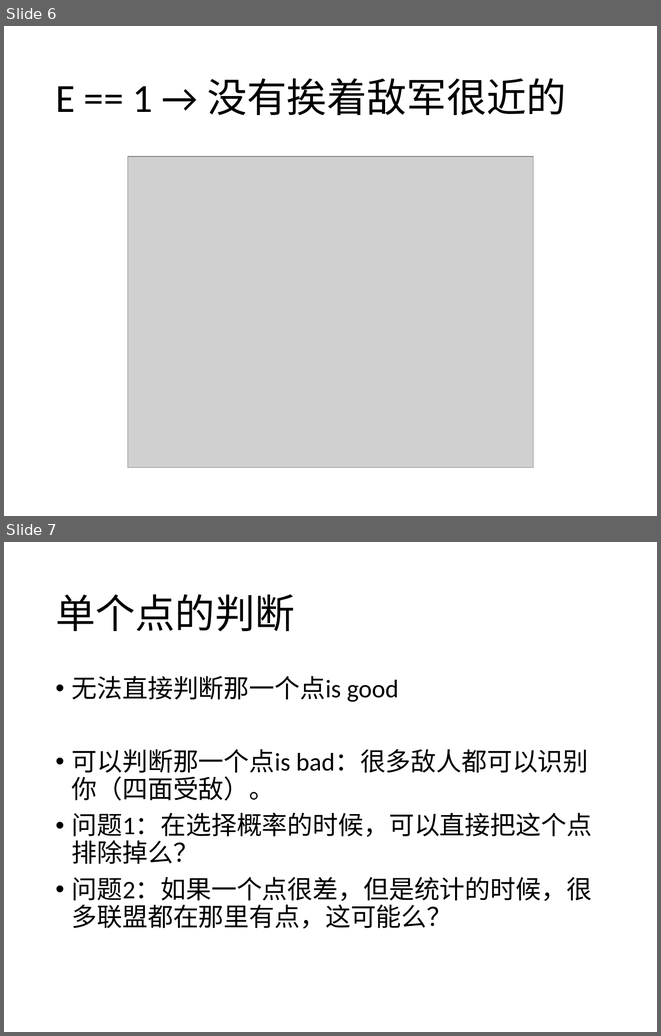
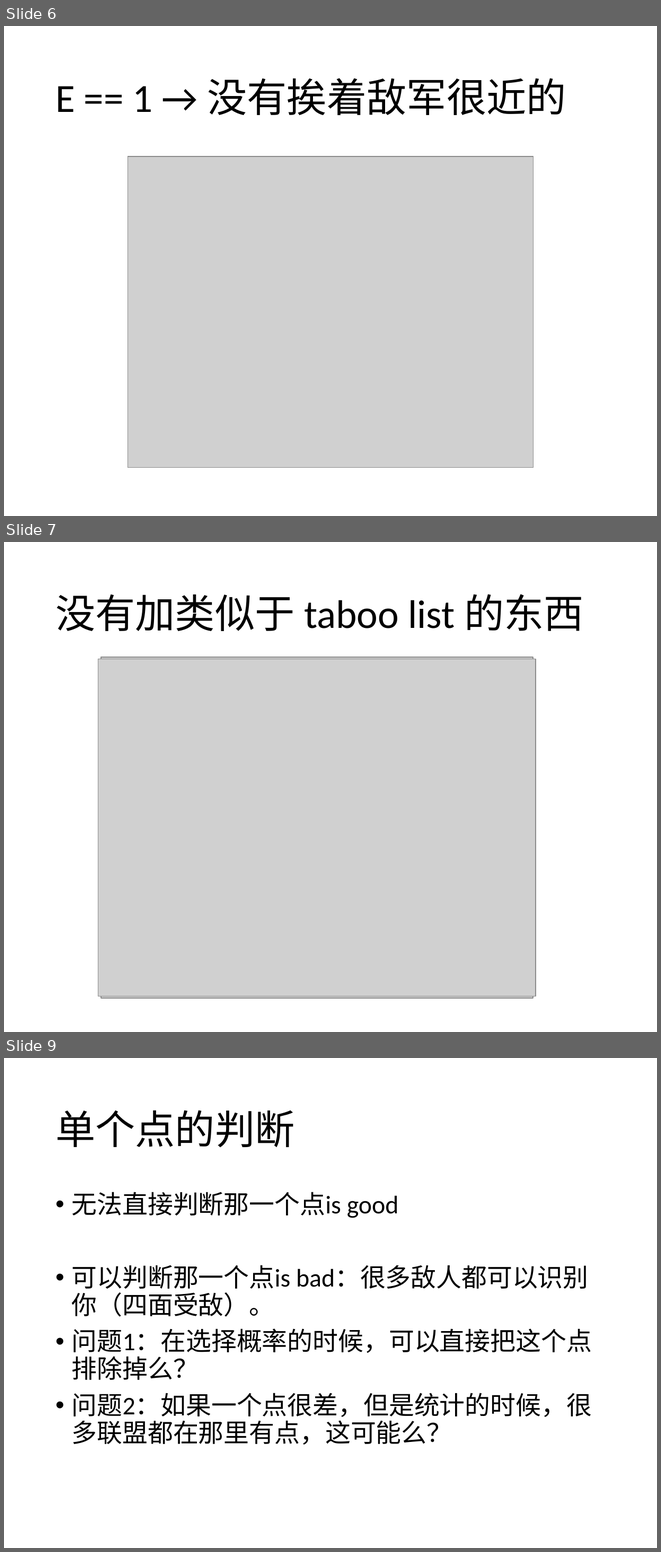
Before and after one commit to caitaozhan/CoalitionFormationInGames, a slide deck: version_0.2.pptx. Shown one above the other, each under a label of ours: slides 6 and 7 before the commit, slides 6, 7 and 9 after it; the slides between them are not shown. The pictures are 661x1036 and 661x1552 pixels, drawn with LibreOffice and Linux fonts; fonts in the diff are those of the drawing; grey boxes stand for pictures. Boxes give left, top, right and bottom in pixels: in the first picture for what was removed or moved away, otherwise in the second. Text is boxed around its words. In the diff, an @@ line names an element or a change of style, - is before the commit and + after.

```diff
--- a/version_0.2.pptx
+++ b/version_0.2.pptx
@@ slide 7 added at box(4, 542, 657, 1032), background #FFFFFF @@
@@ title added at box(55, 594, 584, 631), 44 pt, text #000000 @@
+没有加类似于 taboo list 的东西
@@ picture added at box(98, 659, 536, 996) @@
@@ picture added at box(102, 657, 533, 998) @@
@@ what was slide 7 is now slide 9 @@
```
Also in this commit, not shown: 1 other slide added, 42 other files.
